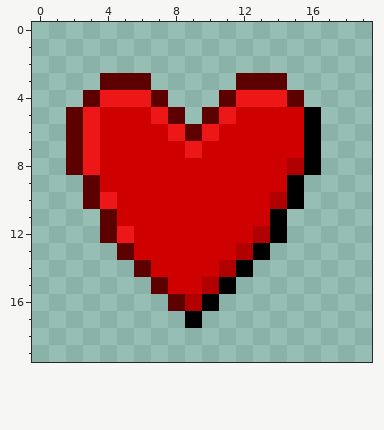
One commit to this pixel-art sprite: src/assets/heart.png. The first picture shows the starting point.
The file is 20x20 pixels.
The same view after the edit:
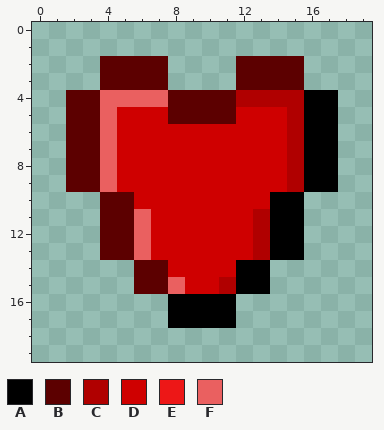
Palette (. is transparent): A #000000  B #5c0000  C #b00000  D #cf0000  E #ed1717  F #ea6060
The exact change:
The author put colour A in row 4 at x 16 to 17; in rows 5 to 8 at x 17; in row 9 at x 16 to 17; in rows 11 to 12 at x 15; in row 13 at x 14 to 15; in row 14 at x 13.
The author put colour A in row 15 at x 12 to 13; in row 16 at x 11; in row 17 at x 8 and 10 to 11.
Colour B becomes colour A in row 16 at x 8.
Colour C becomes colour A in row 10 at x 14; in row 16 at x 9.
The author put colour B in row 2 at x 4 to 7 and 12 to 15; in row 3 at x 7 and 15; in row 4 at x 2 and 8 to 10; in row 5 at x 9; in row 9 at x 2; in row 13 at x 4.
The author put colour B in row 15 at x 6.
Colour D becomes colour B in rows 10 to 11 at x 5; in row 14 at x 7.
Colour E becomes colour B in row 5 at x 3 and 11; in rows 6 to 8 at x 3; in row 10 at x 4; in row 12 at x 5.
Colour A becomes colour C in row 9 at x 15; in row 13 at x 13; in row 15 at x 11.
Colour B becomes colour C in row 4 at x 15.
Colour D becomes colour C in rows 5 to 7 at x 15; in row 11 at x 13.
Colour E becomes colour C in row 4 at x 12 to 14.
Colour B becomes colour D in row 6 at x 9.
Colour C becomes colour D in row 13 at x 12; in row 14 at x 11; in row 15 at x 10.
Colour E becomes colour D in row 5 at x 7; in row 6 at x 8 and 10; in row 7 at x 9.
Colour B becomes colour F in row 4 at x 7.
Colour D becomes colour F in rows 5 to 9 at x 4; in rows 11 to 13 at x 6; in row 15 at x 8.
Colour E becomes colour F in row 4 at x 4 to 6.
Colour B is removed in row 10 at x 3.
Pixel boxes of the changes (left, top, right, bottom) in both pictures:
changed: (66, 56, 338, 328)
